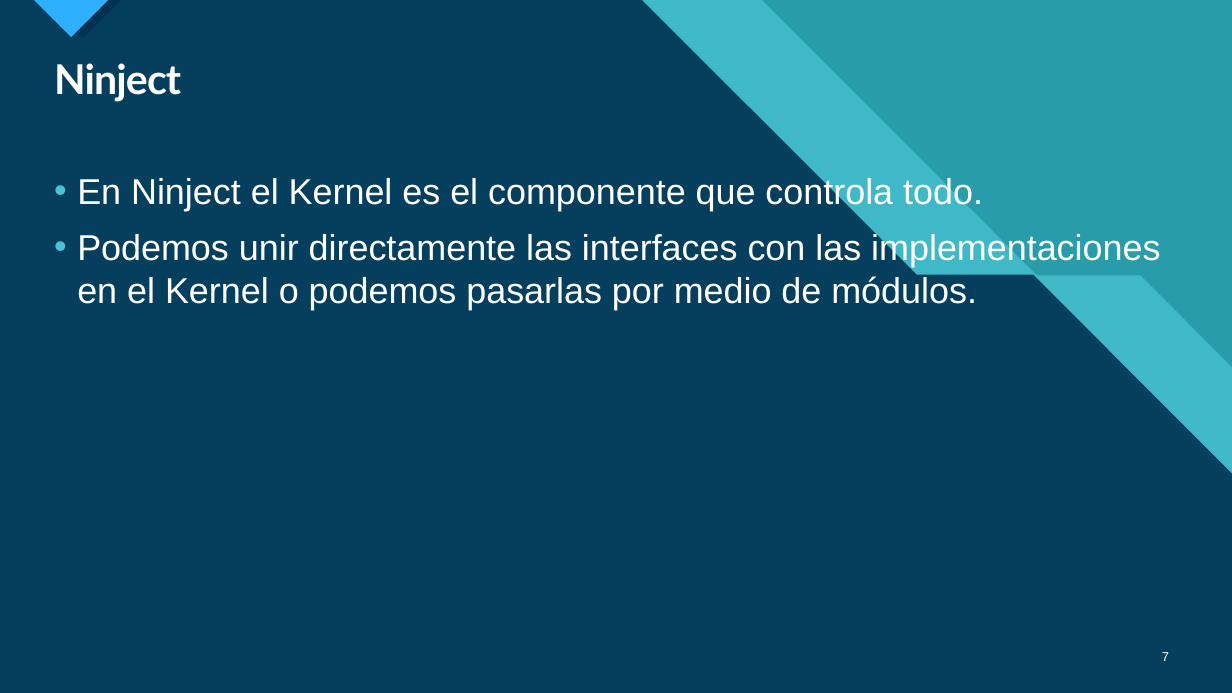
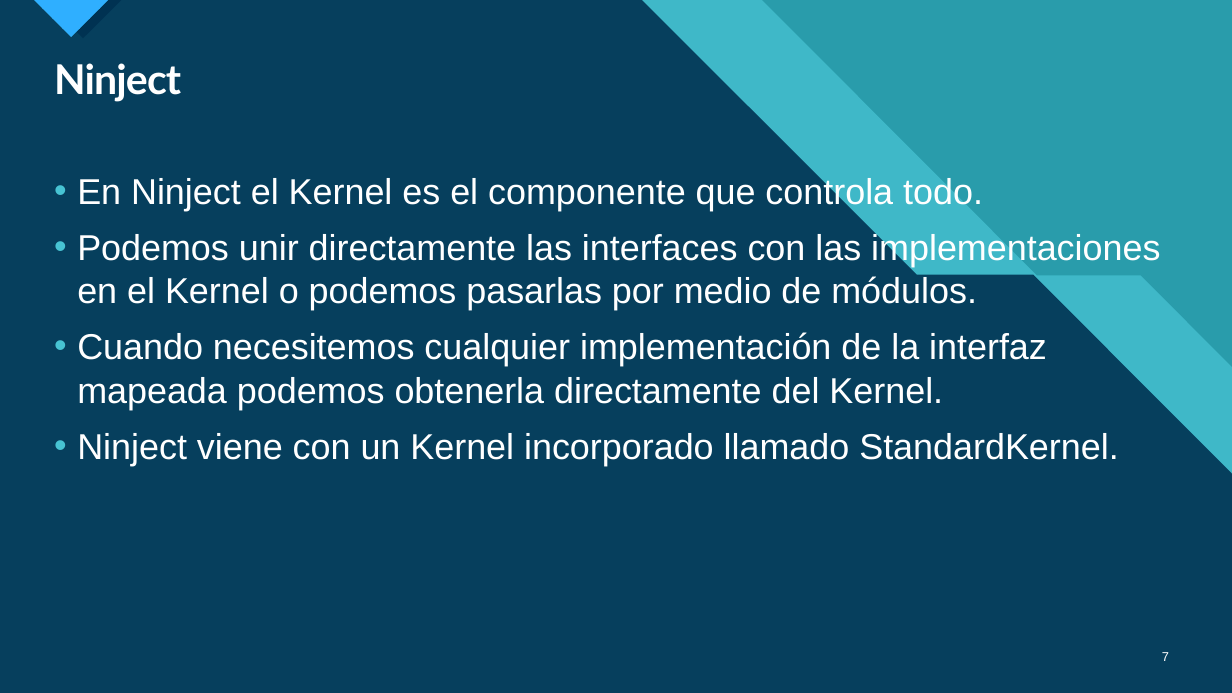
Before and after one commit to Moonprince1/DependencyInjectionDemo, a slide deck: slide 7 of Introducción a la integración continua.pptx. Drawn at 1232x693 pixels with LibreOffice and Linux fonts; fonts in the diff are those of the drawing. Boxes give left, top, right and bottom in pixels: in the first picture for what was removed or moved away, otherwise in the second. Text is boxed around its words. In the diff, an @@ line names an element or a change of style, - is before the commit and + after.

```diff
--- a/Introducción a la integración continua.pptx
+++ b/Introducción a la integración continua.pptx
@@ text at [77,332,1118,466]: paragraphs added @@
+• Cuando necesitemos cualquier implementación de la interfaz mapeada podemos obtenerla directamente del Kernel.
+• Ninject viene con un Kernel incorporado llamado StandardKernel.
```
Also in this commit, not shown: 2 slides added, 3 other files.
